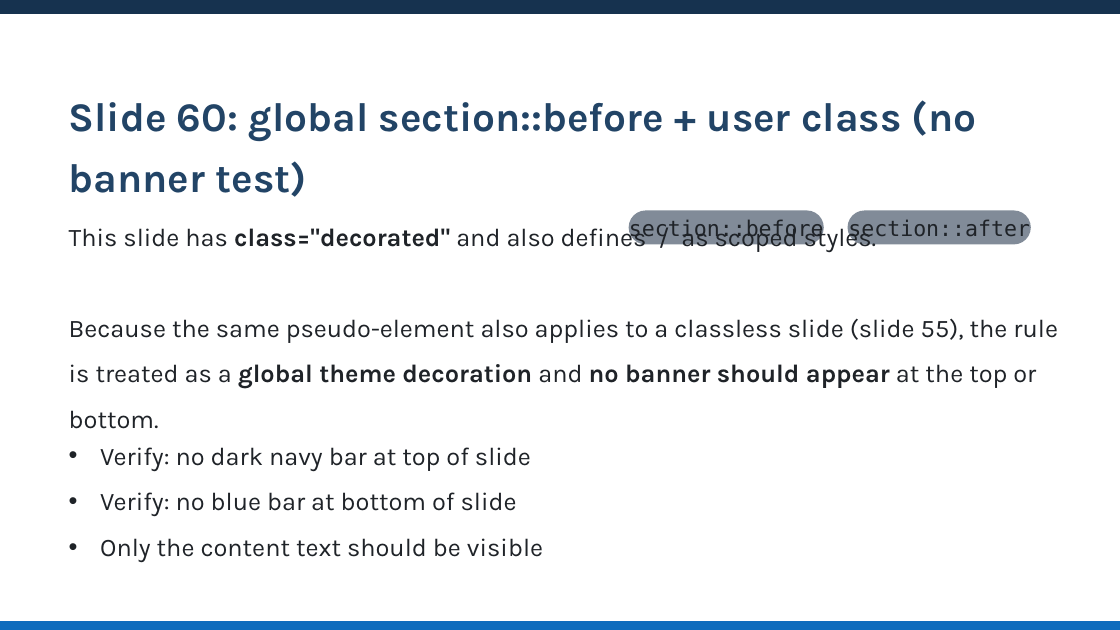
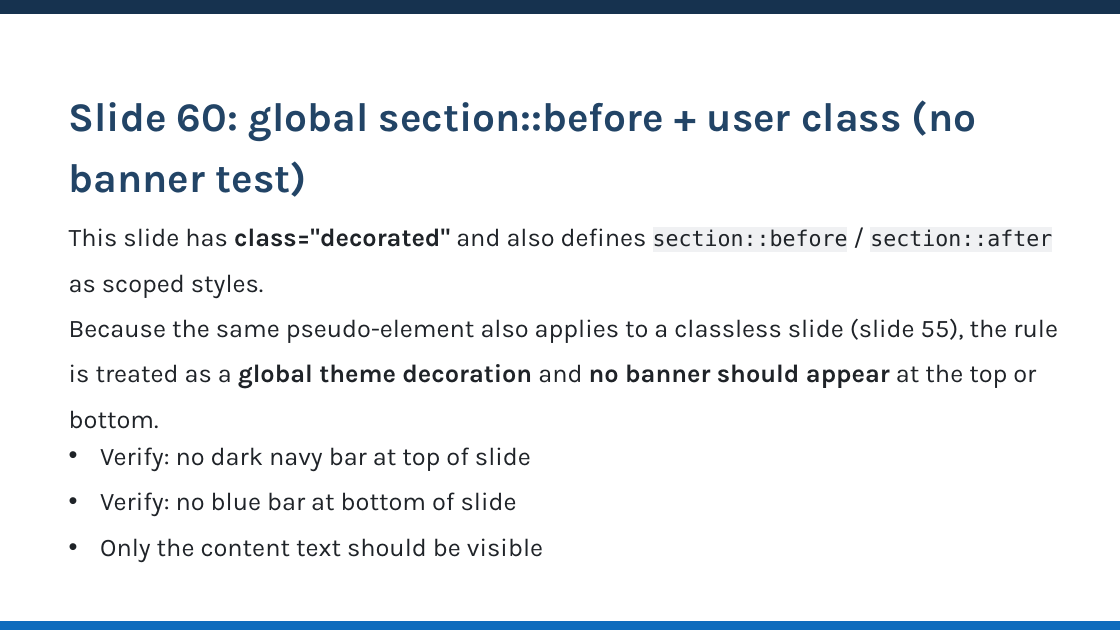
Before and after one commit to KatsuYuzu/marp-to-editable-pptx, a slide deck: slide 60 of output-pptx/test-output.pptx. Drawn at 1120x630 pixels with LibreOffice and Linux fonts; fonts in the diff are those of the drawing. Boxes give left, top, right and bottom in pixels: in the first picture for what was removed or moved away, otherwise in the second. Text is boxed around its words. In the diff, an @@ line names an element or a change of style, - is before the commit and + after.

```diff
--- a/output-pptx/test-output.pptx
+++ b/output-pptx/test-output.pptx
@@ text at (69,228,1052,298): text changed @@
-This slide has class="decorated" and also defines / as scoped styles.
+This slide has class="decorated" and also defines section::before / section::after as scoped styles.
@@ rounded rectangle removed at (628,211,823,245) @@
@@ text removed at (629,218,824,241) @@
-section::before
@@ rounded rectangle removed at (848,211,1031,245) @@
@@ text removed at (848,218,1030,241) @@
-section::after
```
Also in this commit, not shown: 11 other slides changed, 5 other files.
